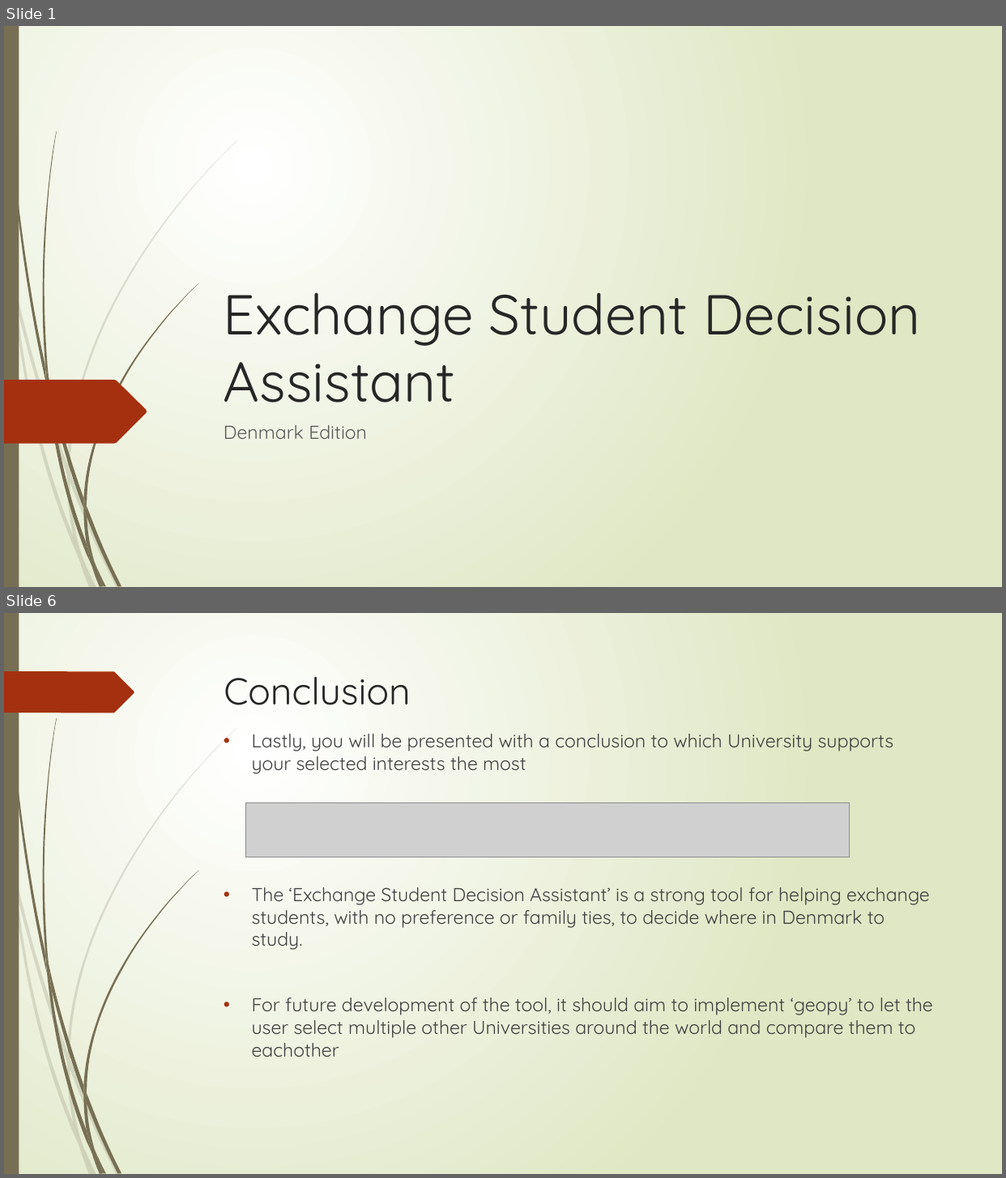
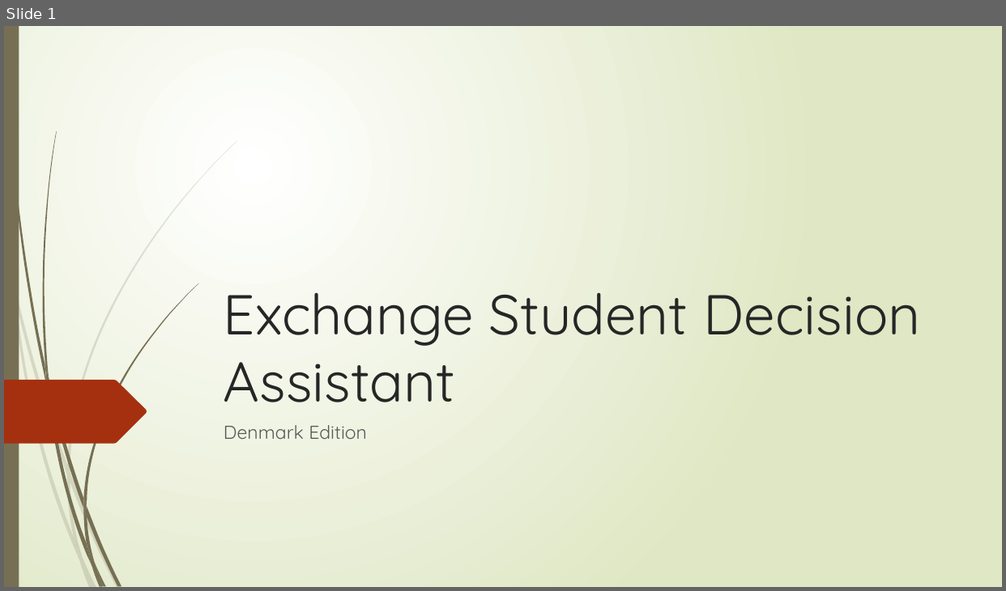
Before and after one commit to VintageVinyl/Coursera_Capstone, a slide deck: Exchange Student Decision Assistant.pptx. Shown one above the other, each under a label of ours: slides 1 and 6 before the commit, slide 1 after it; the slides between them are not shown. The pictures are 1006x1178 and 1006x591 pixels, drawn with LibreOffice and Linux fonts; fonts in the diff are those of the drawing; grey boxes stand for pictures. Boxes give left, top, right and bottom in pixels: in the first picture for what was removed or moved away, otherwise in the second. Text is boxed around its words. In the diff, an @@ line names an element or a change of style, - is before the commit and + after.

```diff
--- a/Exchange Student Decision Assistant.pptx
+++ b/Exchange Student Decision Assistant.pptx
@@ slide 6 removed at (4,613,1002,1174), background gradient #FFFFFF to #DFE8C4; not listed: 23 template elements that a slide beside it also shows @@
@@ freeform shape removed at (4,671,134,713) @@
@@ title removed at (224,677,410,705) @@
-Conclusion
@@ text removed at (252,734,933,1057) @@
-• Lastly, you will be presented with a conclusion to which University supports your selected interests the most
-• The ‘Exchange Student Decision Assistant’ is a strong tool for helping exchange students, with no preference or family ties, to decide where in Denmark to study.
-• For future development of the tool, it should aim to implement ‘geopy’ to let the user select multiple other Universities around the world and compare them to eachother
@@ picture removed at (246,803,849,857) @@
```
Also in this commit, not shown: 11 slides added, 4 other slides removed.
